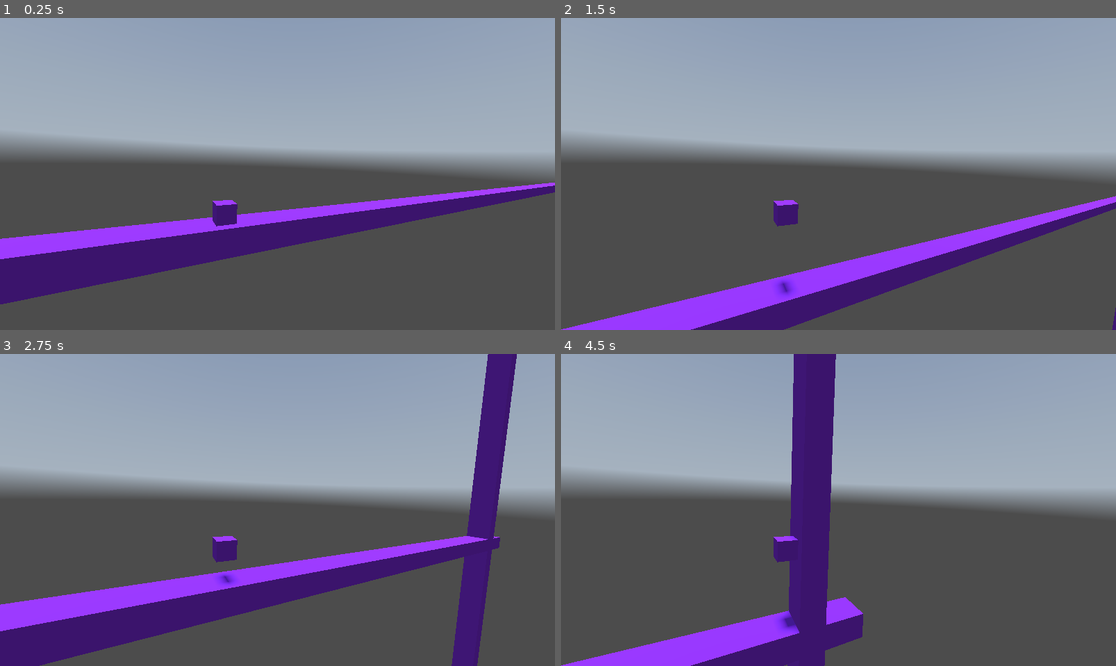
Above: before the commit, frames 1-4 (two rows, left to right).
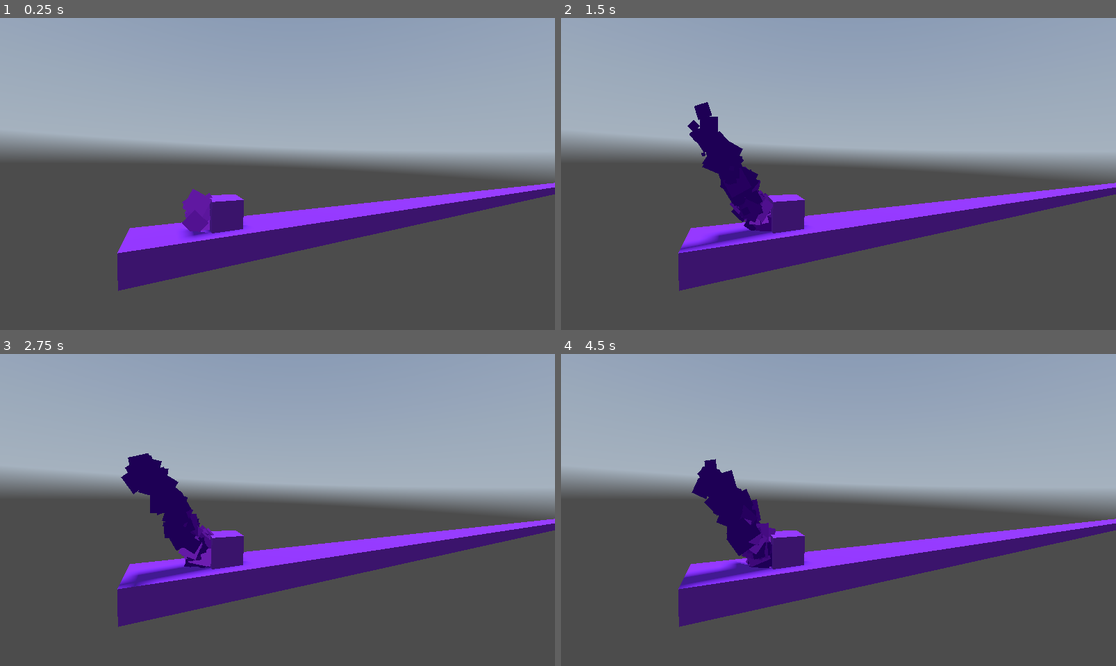
Above: after the commit, the same moments.

Repository: Shivam-Amin/DuoRun
Game: Godot game, scene res://Scenes/main.tscn
The game is run twice, just before and just after one commit, with the same random seed, the same clock (stepped at 60 frames per second) and the same inputs. A sky picture missing from this copy of the repository is replaced by a grey-blue gradient.
Inputs:
- Up to frame 1 (0.25 s): no input
- Up to frame 2 (1.5 s): tap Enter (ui_accept) at 0.5, 0.77, 0.8, 1.07, 1.35 s; hold Right (ui_right) 0.53-1.28 s; tap Space (ui_select) at 0.6 s; hold Down (ui_down) from 1.28 s (still down)
- Up to frame 3 (2.75 s): tap Enter (ui_accept) at 1.52, 1.82, 2.3 s; tap Space (ui_select) at 1.55, 2.1 s; release Down (ui_down) at 2.03 s; hold Right (ui_right) from 2.03 s (still down)
- Up to frame 4 (4.5 s): release Right (ui_right) at 2.78 s; hold Up (ui_up) 2.78-3.53 s; tap Space (ui_select) at 2.85, 4.35 s; tap Enter (ui_accept) at 3.02, 3.32, 3.6, 3.77, 4.07 s; hold Left (ui_left) from 3.53 s (still down)

The runs differ from the first frame. In frame 1, 8.3% of the frame differs, in the area x 0-100%, y 52-92%; in frame 2, 21%, in the area x 0-100%, y 26-100%; in frame 3, 20%; in frame 4, 21%.
Error after the commit: Invalid operands 'float' and 'Vector3' in operator '+'. (res://Scripts/player.gd:34)

Commit message:
movement setup-1

Diff:
--- a/Scenes/main.tscn
+++ b/Scenes/main.tscn
@@ -26,7 +26,7 @@
 [node name="env" type="Node3D" parent="."]
 
 [node name="DirectionalLight3D" type="DirectionalLight3D" parent="env"]
-transform = Transform3D(1, -0.000245817, -0.000192747, 0.000192834, 0.00035276, 1, -0.000245749, -1, 0.000352808, 0.000893831, 1.80552, 1.97313)
+transform = Transform3D(0.936715, -0.000353714, -0.350094, 0.321275, -0.396443, 0.860009, -0.139096, -0.918059, -0.37124, -2.28342, 1.80552, 1.97313)
 light_energy = 0.367
 light_volumetric_fog_energy = 2.76
 shadow_enabled = true
@@ -35,4 +35,4 @@
 environment = SubResource("Environment_0y0rp")
 
 [node name="Player" parent="." instance=ExtResource("2_yfjjr")]
-transform = Transform3D(1, 0, 0, 0, 1, 0, 0, 0, 1, -0.001, 0.201995, 9.81325)
+transform = Transform3D(1, 0, 0, 0, 1, 0, 0, 0, 1, -0.001, 0.145, 9.813)
--- a/Scenes/player.tscn
+++ b/Scenes/player.tscn
@@ -1,7 +1,7 @@
 [gd_scene load_steps=5 format=3 uid="uid://sj6xq1oaou33"]
 
 [ext_resource type="Script" path="res://Scripts/player.gd" id="1_2vmti"]
-[ext_resource type="PackedScene" uid="uid://cui7fxqicnsdq" path="res://Scenes/smoke.tscn" id="2_v3n50"]
+[ext_resource type="PackedScene" uid="uid://jsr0spp8kfc2" path="res://Scenes/smoke_3.tscn" id="2_u2lxq"]
 
 [sub_resource type="BoxShape3D" id="BoxShape3D_o35da"]
 
@@ -13,13 +13,13 @@
 script = ExtResource("1_2vmti")
 
 [node name="CollisionShape3D" type="CollisionShape3D" parent="."]
-transform = Transform3D(0.1, 0, 0, 0, 0.1, 0, 0, 0, 0.1, 0, 0, 0)
+transform = Transform3D(0.15, 0, 0, 0, 0.15, 0, 0, 0, 0.15, 0, 0, 0)
 shape = SubResource("BoxShape3D_o35da")
 
 [node name="visual" type="Node3D" parent="."]
 
 [node name="CSGBox3D" type="CSGBox3D" parent="visual"]
-transform = Transform3D(0.099995, 0.0010018, 0, -0.0010018, 0.099995, 0, 0, 0, 0.1, 0, 0, 0)
+transform = Transform3D(0.149992, 0.0015027, 0, -0.0015027, 0.149992, 0, 0, 0, 0.15, 0, 0, 0)
 material_override = SubResource("StandardMaterial3D_1xmq7")
 
 [node name="camera_mount" type="Node3D" parent="."]
@@ -27,5 +27,8 @@
 [node name="Camera3D" type="Camera3D" parent="camera_mount"]
 transform = Transform3D(0.4735, -0.0902381, 0.876159, 0.0395114, 0.995913, 0.0812188, -0.879907, -0.00383886, 0.47513, 1.01253, 0.287375, 0.252464)
 
-[node name="Smoke" parent="." instance=ExtResource("2_v3n50")]
-transform = Transform3D(-4.37114e-08, -3.48787e-16, -1, 3.48787e-16, 1, -3.48787e-16, 1, -3.48787e-16, -4.37114e-08, 2.08165e-12, -0.05, 2.08165e-12)
+[node name="Smoke3" parent="." instance=ExtResource("2_u2lxq")]
+transform = Transform3D(1, 0, 0, 0, 1, 0, 0, 0, 1, 2.08165e-12, -0.075, 0.075)
+
+[node name="Smoke4" parent="." instance=ExtResource("2_u2lxq")]
+transform = Transform3D(1, 0, 0, 0, 1, 0, 0, 0, 1, 2.08165e-12, -0.075, 0.075)
--- a/Scenes/purple_plate.tscn
+++ b/Scenes/purple_plate.tscn
@@ -9,4 +9,4 @@
 transform = Transform3D(0.999746, 0, 0, 0, 0.999746, 0, 0, 0, 0.999746, -0.000702381, 0.00183082, -0.000331998)
 material_override = SubResource("StandardMaterial3D_hc22l")
 use_collision = true
-size = Vector3(0.208008, 0.142334, 20.4553)
+size = Vector3(0.276, 0.14, 20.455)
--- a/Scenes/smoke.tscn
+++ b/Scenes/smoke.tscn
@@ -29,7 +29,7 @@
 [node name="Smoke" type="Node3D"]
 
 [node name="CPUParticles3D" type="CPUParticles3D" parent="."]
-transform = Transform3D(0.798688, -0.601745, 0, 0.601745, 0.798688, 0, 0, 0, 1, 0.0523573, 0, 0)
+transform = Transform3D(0.798688, -0.601745, 0, 0.601745, 0.798688, 0, 0, 0, 1, 2.08165e-12, 2.08165e-12, 2.08165e-12)
 material_override = SubResource("StandardMaterial3D_cuj3x")
 emitting = false
 amount = 60
--- /dev/null
+++ b/Scenes/smoke_2.tscn
@@ -0,0 +1,29 @@
+[gd_scene load_steps=4 format=3 uid="uid://c1gixc7y08h4q"]
+
+[sub_resource type="ParticleProcessMaterial" id="ParticleProcessMaterial_43a8s"]
+emission_shape = 1
+emission_sphere_radius = 0.3
+
+[sub_resource type="StandardMaterial3D" id="StandardMaterial3D_70pww"]
+transparency = 2
+alpha_scissor_threshold = 0.5
+alpha_antialiasing_mode = 0
+cull_mode = 2
+shading_mode = 0
+albedo_color = Color(1, 1, 1, 0.945098)
+billboard_mode = 3
+particles_anim_h_frames = 1
+particles_anim_v_frames = 1
+particles_anim_loop = false
+
+[sub_resource type="QuadMesh" id="QuadMesh_o3m0f"]
+material = SubResource("StandardMaterial3D_70pww")
+
+[node name="Smoke2" type="GPUParticles3D"]
+emitting = false
+amount = 100
+amount_ratio = 0.3
+fixed_fps = 60
+fract_delta = false
+process_material = SubResource("ParticleProcessMaterial_43a8s")
+draw_pass_1 = SubResource("QuadMesh_o3m0f")
--- /dev/null
+++ b/Scenes/smoke_3.tscn
@@ -0,0 +1,64 @@
+[gd_scene load_steps=8 format=3 uid="uid://jsr0spp8kfc2"]
+
+[sub_resource type="Gradient" id="Gradient_lgbmm"]
+offsets = PackedFloat32Array(0, 0.5)
+colors = PackedColorArray(1, 1, 1, 1, 0.235646, 0.0535241, 0.403674, 1)
+metadata/_snap_enabled = true
+metadata/_snap_count = 8
+
+[sub_resource type="GradientTexture1D" id="GradientTexture1D_lg5hs"]
+gradient = SubResource("Gradient_lgbmm")
+
+[sub_resource type="Curve" id="Curve_qoh4n"]
+max_value = 0.1
+_data = [Vector2(0, 0), 0.0, 0.0, 0, 0, Vector2(0.137842, 0.0111373), 0.0, 0.0, 0, 0, Vector2(1, 0.00872969), 0.0, 0.0, 0, 0]
+point_count = 3
+
+[sub_resource type="CurveTexture" id="CurveTexture_ryrgo"]
+curve = SubResource("Curve_qoh4n")
+
+[sub_resource type="ParticleProcessMaterial" id="ParticleProcessMaterial_apnal"]
+emission_shape = 1
+emission_sphere_radius = 0.05
+angle_max = 360.0
+direction = Vector3(2.08165e-12, 20, 10)
+spread = 1.99
+initial_velocity_max = 1.0
+gravity = Vector3(2.08165e-12, -0.4, 2.08165e-12)
+scale_min = 0.0
+scale_max = 10.0
+scale_curve = SubResource("CurveTexture_ryrgo")
+color = Color(0.537255, 0.168627, 0.827451, 0.878431)
+color_ramp = SubResource("GradientTexture1D_lg5hs")
+anim_speed_min = 0.4
+anim_speed_max = 1.0
+anim_offset_min = 0.4
+anim_offset_max = 1.0
+collision_use_scale = true
+sub_emitter_mode = 2
+sub_emitter_amount_at_end = 1
+
+[sub_resource type="StandardMaterial3D" id="StandardMaterial3D_4ppoj"]
+transparency = 2
+alpha_scissor_threshold = 0.5
+alpha_antialiasing_mode = 0
+shading_mode = 0
+vertex_color_use_as_albedo = true
+billboard_mode = 3
+billboard_keep_scale = true
+particles_anim_h_frames = 6
+particles_anim_v_frames = 5
+particles_anim_loop = true
+
+[sub_resource type="QuadMesh" id="QuadMesh_mhk7y"]
+material = SubResource("StandardMaterial3D_4ppoj")
+
+[node name="Smoke3" type="GPUParticles3D"]
+amount = 200
+lifetime = 0.7
+randomness = 1.0
+fixed_fps = 60
+visibility_aabb = AABB(-1.71574, -1.18741, -1.17093, 3.43148, 2.37481, 2.34186)
+draw_order = 3
+process_material = SubResource("ParticleProcessMaterial_apnal")
+draw_pass_1 = SubResource("QuadMesh_mhk7y")
--- a/Scripts/player.gd
+++ b/Scripts/player.gd
@@ -1,34 +1,86 @@
 extends CharacterBody3D
 
 
-const SPEED = 6.0
-const JUMP_VELOCITY = 3.2
+@export var jump_height: float = 0.6
+@export var jump_time_to_peak: float = 0.4
+@export var jump_time_to_descent: float = 0.3
+@export var max_speed = 2
+@export var acceleration = 0.047
+
+## these two variables takes care of jump conditons for next 15 frames.
+@export var cayote_frames = 15
+@export var jump_buffer_frames = 15
+
+
+
+
+const SPEED: float = 2.0
+#const JUMP_VELOCITY = 3.2
+#const MAX_JUMP_VELOCITY = 10
+@onready var jump_velocity: float = (2.0 * jump_height) / jump_time_to_peak
+@onready var jump_gravity: float = (-2.0 * jump_height) / (jump_time_to_peak * jump_time_to_peak)
+@onready var fall_gravity: float = (-2.0 * jump_height) / (jump_time_to_descent * jump_time_to_descent)
+
 
 # Get the gravity from the project settings to be synced with RigidBody nodes.
 var gravity = ProjectSettings.get_setting("physics/3d/default_gravity")
 
+var cayote_counter: int = 0
+var jump_buffer_counter: int = 0
+var jump_counter: int = 0
+
 
 func _physics_process(delta):
+	velocity.y += get_gravity() * delta
+	#print(velocity)
+
+	if is_on_floor():
+		cayote_counter = cayote_frames
+
+	if not is_on_floor():
+		if cayote_counter > 0:
+			cayote_counter -= 1
+
+		if jump_buffer_counter > 0 and jump_counter < 1:
+			cayote_counter = 1
+			jump_counter += 1
+
 	# Add the gravity.
-	if not is_on_floor():
-		velocity.y -= gravity * delta
+	#if not is_on_floor():
+		#velocity.y -= get_gravity() * delta
+
+	# smooth movement.
+	smooth_movement()
 #
 	## Handle jump.
-	if Input.is_action_just_pressed("ui_accept") and is_on_floor():
-		velocity.y = JUMP_VELOCITY
-#
-	## Get the input direction and handle the movement/deceleration.
-	## As good practice, you should replace UI actions with custom gameplay actions.
-	#var input_dir = Input.get_vector("ui_left", "ui_right", "ui_up", "ui_down")
-	#var direction = (transform.basis * Vector3(input_dir.x, 0, input_dir.y)).normalized()
-	#if direction:
-		#velocity.x = direction.x * SPEED
-		#velocity.z = direction.z * SPEED
-	#else:
-		#velocity.x = move_toward(velocity.x, 0, SPEED)
-		#velocity.z = move_toward(velocity.z, 0, SPEED)
+	#if Input.is_action_just_pressed("ui_accept") and is_on_floor():
+	#if Input.is_action_just_pressed("jump"):
+		#jump()
 
-	# Move the player forward in the x-direction with constant speed.
-	velocity.z = -SPEED
+	## These 3 conditions takes care of jump
+	if Input.is_action_just_pressed("ui_select"):
+		jump_buffer_counter = jump_buffer_frames
+
+	if jump_buffer_counter > 0:
+		jump_buffer_counter -= 1
+
+	if jump_buffer_counter > 0 and cayote_counter > 0:
+		jump()
+		jump_buffer_counter = 0
+
 
 	move_and_slide()
+
+func get_gravity():
+	return jump_gravity if velocity.y > 0.0 else fall_gravity
+
+func smooth_movement():
+	# add acceleration to start moving slowly and achive max speed
+	velocity.z -= acceleration
+
+	if velocity.z < -max_speed:
+		velocity.z = -max_speed
+
+
+func jump():
+	velocity.y = jump_velocity
--- /dev/null
+++ b/assets/Smoke_3/SmokeGradient.tres
@@ -0,0 +1,5 @@
+[gd_resource type="Gradient" format=2]
+
+[resource]
+offsets = PoolRealArray( 0, 0.632911, 0.864979, 1 )
+colors = PoolColorArray( 1, 0, 0, 0, 0.486275, 0.486275, 0.486275, 0.392157, 0.223529, 0.223529, 0.223529, 0.129412, 0, 0, 0, 0 )
--- a/project.godot
+++ b/project.godot
@@ -15,6 +15,16 @@
 config/features=PackedStringArray("4.2", "Forward Plus")
 config/icon="res://icon.svg"
 
+[input]
+
+jump={
+"deadzone": 0.5,
+"events": [Object(InputEventKey,"resource_local_to_scene":false,"resource_name":"","device":-1,"window_id":0,"alt_pressed":false,"shift_pressed":false,"ctrl_pressed":false,"meta_pressed":false,"pressed":false,"keycode":0,"physical_keycode":32,"key_label":0,"unicode":32,"echo":false,"script":null)
+, Object(InputEventKey,"resource_local_to_scene":false,"resource_name":"","device":-1,"window_id":0,"alt_pressed":false,"shift_pressed":false,"ctrl_pressed":false,"meta_pressed":false,"pressed":false,"keycode":0,"physical_keycode":4194320,"key_label":0,"unicode":0,"echo":false,"script":null)
+, Object(InputEventKey,"resource_local_to_scene":false,"resource_name":"","device":-1,"window_id":0,"alt_pressed":false,"shift_pressed":false,"ctrl_pressed":false,"meta_pressed":false,"pressed":false,"keycode":0,"physical_keycode":87,"key_label":0,"unicode":119,"echo":false,"script":null)
+]
+}
+
 [layer_names]
 
 3d_physics/layer_1="Objects"
Binary file added: assets/Particle Textures/dirt 2 Background Removed.png
Not shown, added: assets/Particle Textures/dirt 2 Background Removed.png.import
Binary file added: assets/Particle Textures/dirt 2.png
Not shown, added: assets/Particle Textures/dirt 2.png.import
Binary file added: assets/Particle Textures/dust.png
Not shown, added: assets/Particle Textures/dust.png.import
Binary file added: assets/Particle Textures/grunge crack.png
Not shown, added: assets/Particle Textures/grunge crack.png.import
Binary file added: assets/Particle Textures/ink splat.png
Not shown, added: assets/Particle Textures/ink splat.png.import
Binary file added: assets/Particle Textures/smoke 2.png
Not shown, added: assets/Particle Textures/smoke 2.png.import
(and 7 more such lines)
